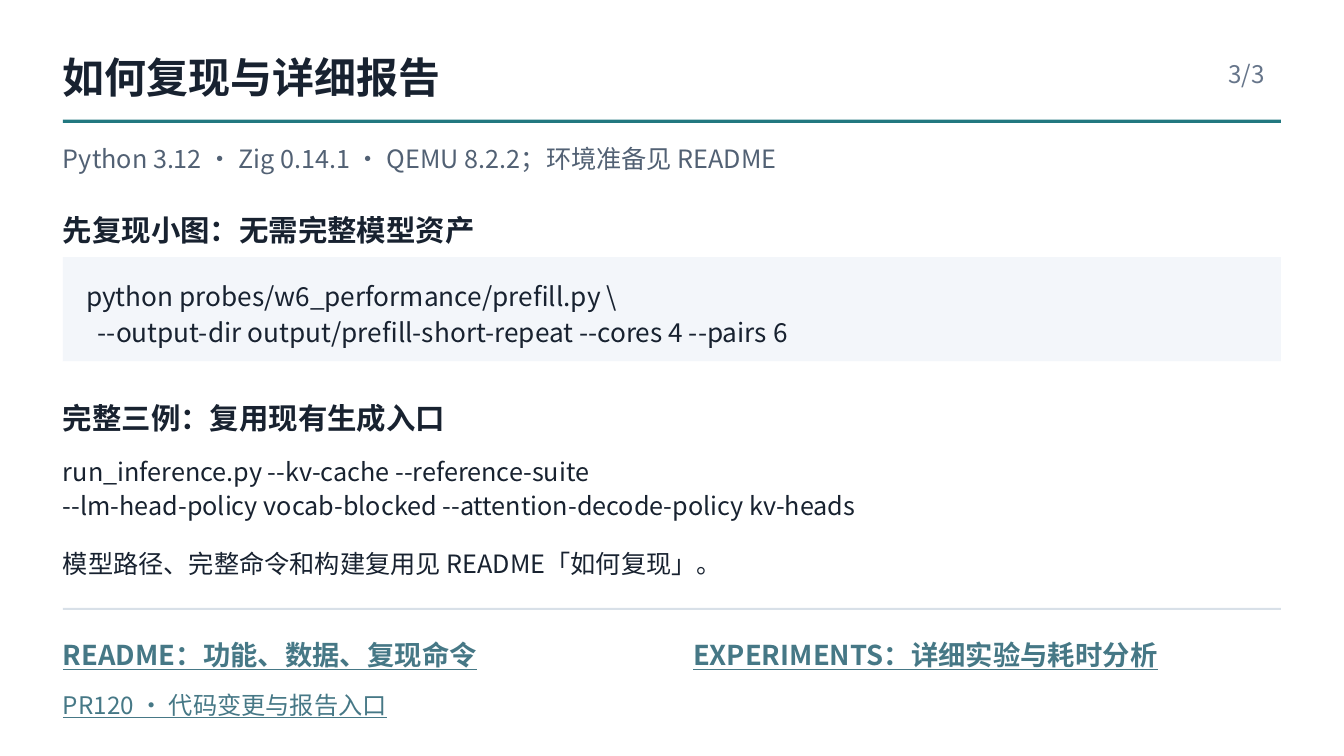
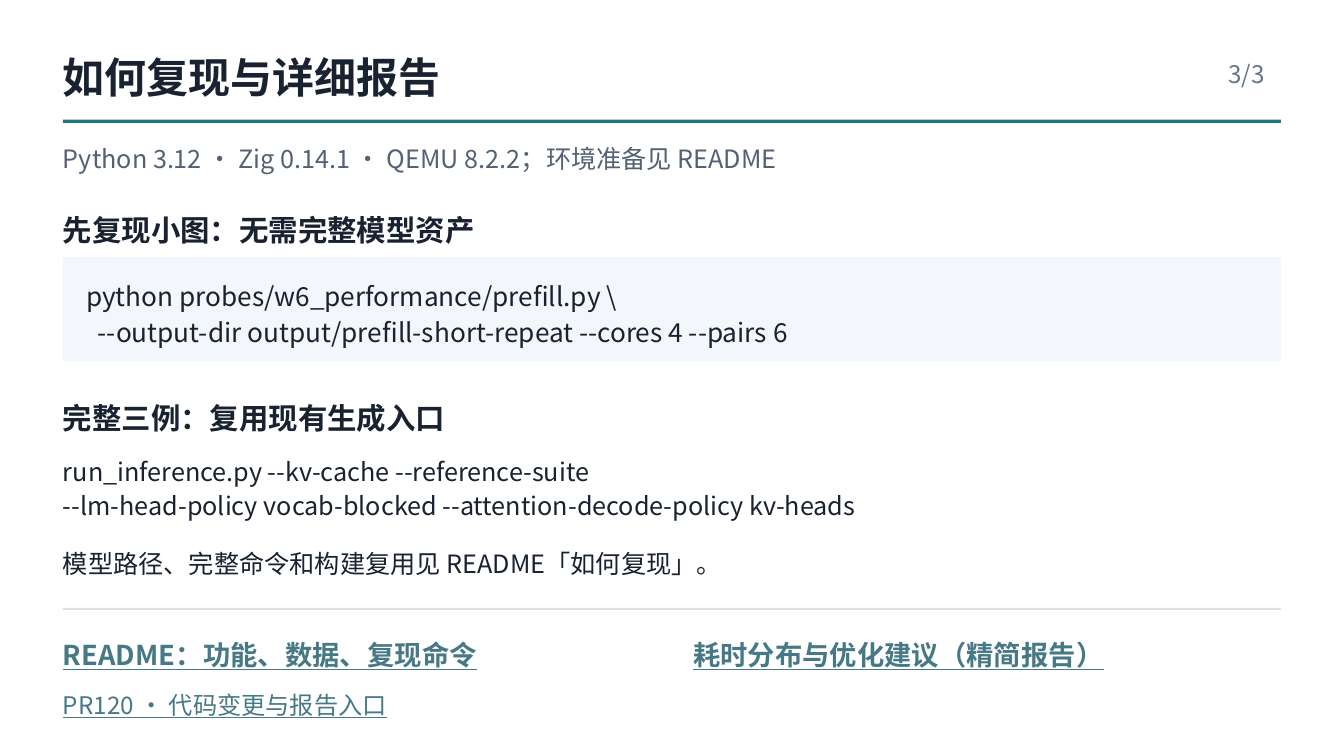
Before and after one commit to ScratchV-Compiler/ScratchV, a slide deck: slide 3 of docs/llm-deploy-v1.0/W6/W6-summary.pptx. Drawn at 1344x756 pixels with LibreOffice and Linux fonts; fonts in the diff are those of the drawing. Boxes give left, top, right and bottom in pixels: in the first picture for what was removed or moved away, otherwise in the second. Text is boxed around its words. In the diff, an @@ line names an element or a change of style, - is before the commit and + after.

```diff
--- a/docs/llm-deploy-v1.0/W6/W6-summary.pptx
+++ b/docs/llm-deploy-v1.0/W6/W6-summary.pptx
@@ text at box(693, 641, 1103, 670): text changed @@
-EXPERIMENTS：详细实验与耗时分析
+耗时分布与优化建议（精简报告）
```
Also in this commit, not shown: 3 other files.
